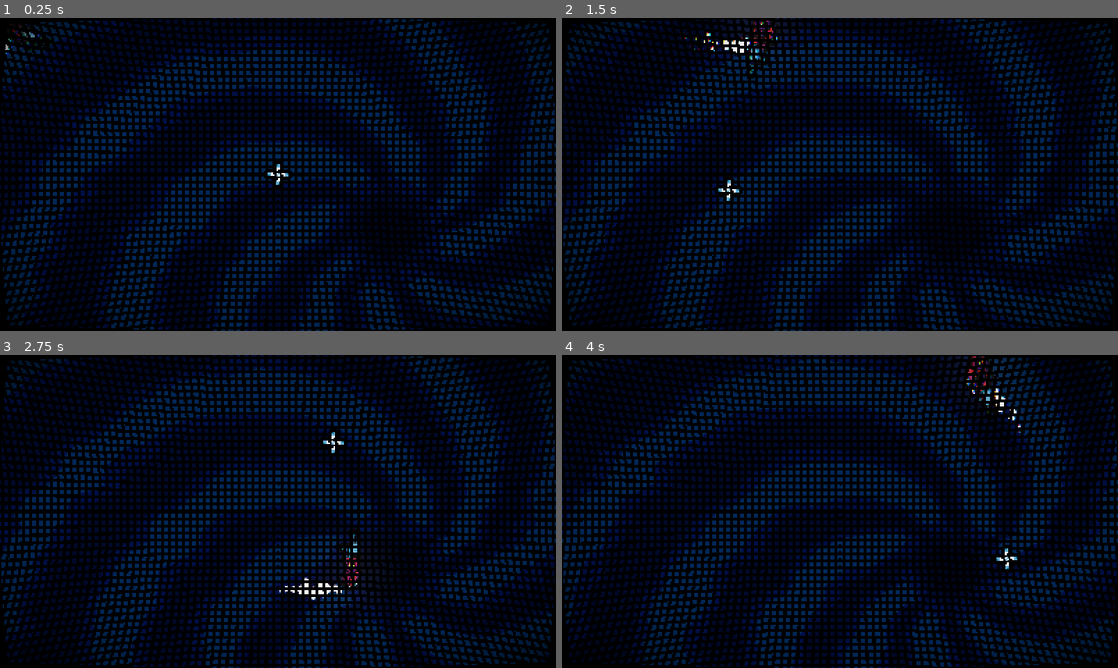
Above: before the commit, frames 1-4 (two rows, left to right).
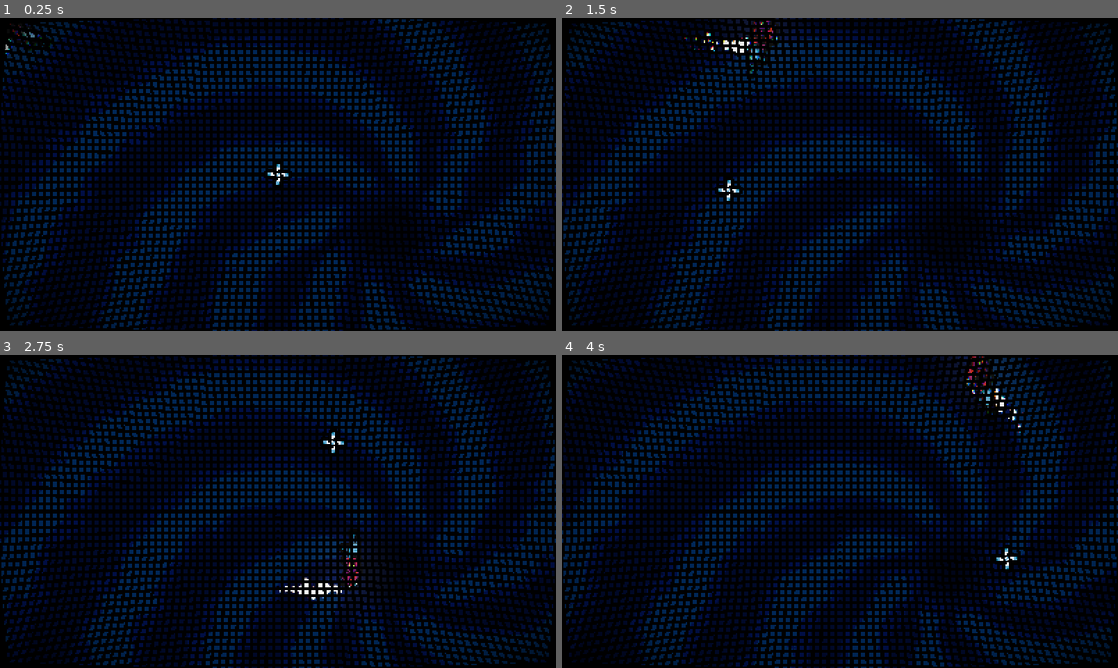
Above: after the commit, the same moments.

Repository: nemene21/gmtk-2023
Game: Godot game, scene res://scenes/main.tscn
The game is run twice, just before and just after one commit, with the same random seed, the same clock (stepped at 60 frames per second) and the same inputs.
Inputs (mouse positions are in pixels of both pictures, inside the frame that each line leads up to):
- Up to frame 1 (0.25 s): no input
- Up to frame 2 (1.5 s): move the mouse to (962, 158) at 0.52 s; press the mouse at (962, 158) at 0.53 s; hold D (right) 0.53-1.28 s; move the mouse to (728, 190) at 1.27 s; release the mouse at (728, 190) at 1.28 s; hold S (down) from 1.28 s (still down); click (728, 190) at 1.35 s
- Up to frame 3 (2.75 s): move the mouse to (333, 442) at 2.02 s; release S (down) at 2.03 s; press the mouse at (333, 442) at 2.03 s; hold D (right) from 2.03 s (still down)
- Up to frame 4 (4 s): move the mouse to (812, 574) at 2.77 s; release D (right) at 2.78 s; release the mouse at (812, 574) at 2.78 s; hold W (up) 2.78-3.53 s; click (812, 574) at 2.85 s; move the mouse to (1006, 558) at 3.52 s; press the mouse at (1006, 558) at 3.53 s; hold A (left) from 3.53 s (still down)

The runs differ from the first frame. In frame 1, 2.8% of the frame differs, in the area x 1-100%, y 5-100%; in frame 2, 2.6%; in frame 3, 2.8%; in frame 4, 3.2%, in the area x 0-99%, y 0-100%.

Commit message:
changed noise a bit on the background

Diff:
--- a/scenes/background.gdshader
+++ b/scenes/background.gdshader
@@ -10,7 +10,7 @@
 uniform float stripe_curve : hint_range(0.0, 20.0);
 uniform float spin_speed : hint_range(0.0, 1.0);
 
-uniform sampler2D noise;
+uniform sampler2D noise : repeat_enable;
 
 const float aratio = 1.7777;
 
@@ -19,7 +19,7 @@
 }
 
 void fragment() {
-	vec2 uv = UV + texture(noise, UV).rg * 0.04;
+	vec2 uv = UV + texture(noise, UV + TIME * 0.025).rg * 0.04;
 
 	vec2 diff  = uv - hole_position;
 	diff.x *= aratio;
--- a/scenes/main.tscn
+++ b/scenes/main.tscn
@@ -7,8 +7,13 @@
 [ext_resource type="PackedScene" uid="uid://waghafltld3i" path="res://scenes/player/cursor.tscn" id="3_31t07"]
 
 [sub_resource type="FastNoiseLite" id="FastNoiseLite_11nwr"]
+frequency = 0.03
+domain_warp_enabled = true
 
 [sub_resource type="NoiseTexture2D" id="NoiseTexture2D_itgfd"]
+width = 380
+height = 180
+seamless = true
 noise = SubResource("FastNoiseLite_11nwr")
 
 [sub_resource type="ShaderMaterial" id="ShaderMaterial_36ek2"]
@@ -45,5 +50,3 @@
 layer = 2
 
 [node name="cursor" parent="ui" instance=ExtResource("3_31t07")]
-rotation = 1.5708
-scale = Vector2(3, 3)
